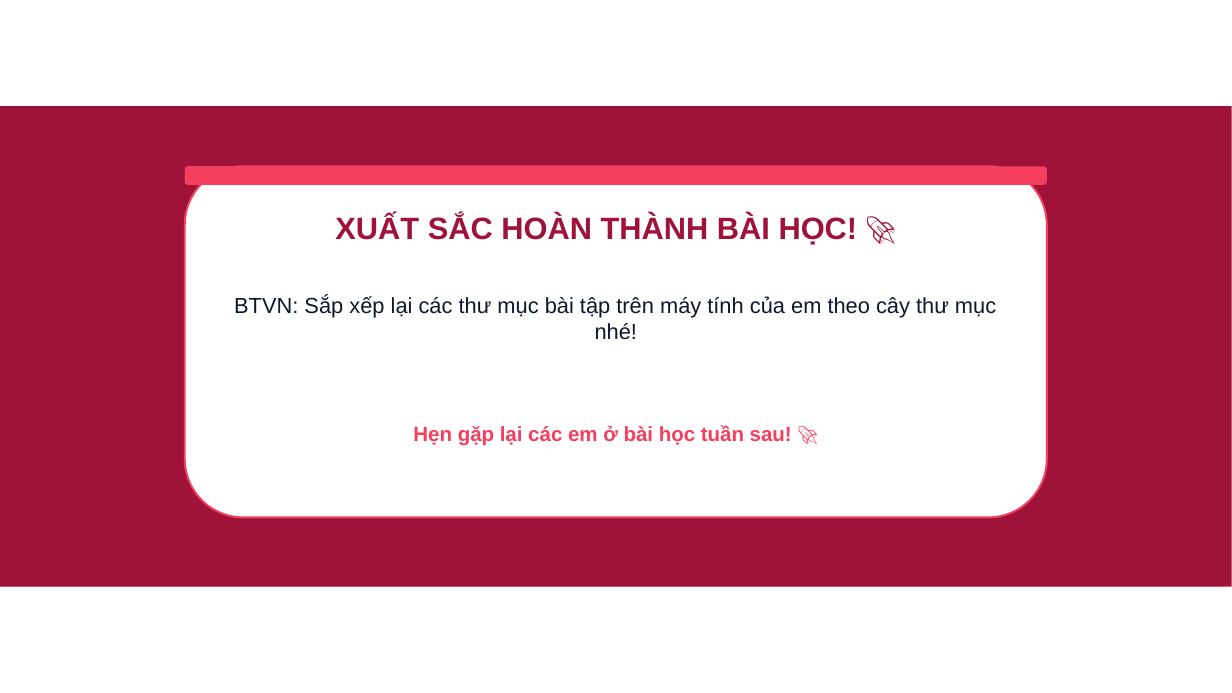
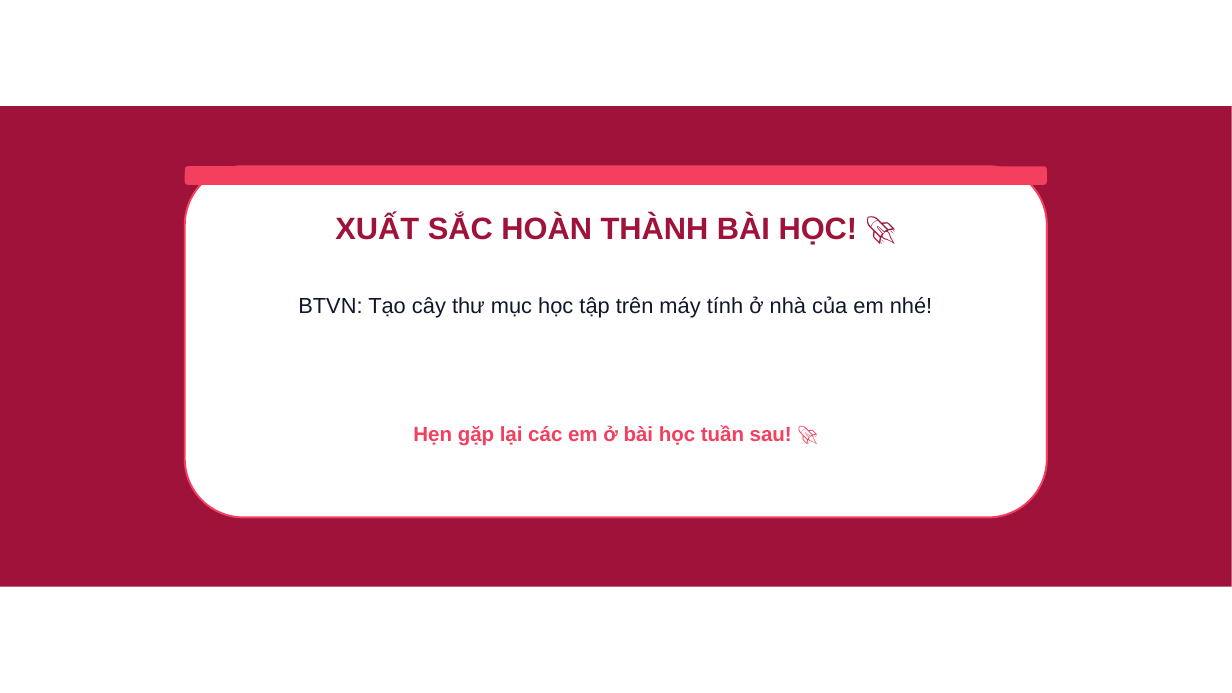
Before and after one commit to dinhnguyenhnue/UNIGO, a slide deck: slide 8 of KHBD_Tin_học/Lớp_5/Tuần_04/Slide_Tin_hoc_Lớp_5_Tiet04_Bai_4_Cay_thu_muc.pptx (slide 7 before the commit). Drawn at 1232x693 pixels with LibreOffice and Linux fonts; fonts in the diff are those of the drawing; background and template pictures are left out. Boxes give left, top, right and bottom in pixels: in the first picture for what was removed or moved away, otherwise in the second. Text is boxed around its words. In the diff, an @@ line names an element or a change of style, - is before the commit and + after.

```diff
--- a/KHBD_Tin_học/Lớp_5/Tuần_04/Slide_Tin_hoc_Lớp_5_Tiet04_Bai_4_Cay_thu_muc.pptx
+++ b/KHBD_Tin_học/Lớp_5/Tuần_04/Slide_Tin_hoc_Lớp_5_Tiet04_Bai_4_Cay_thu_muc.pptx
@@ text at <box>298,296,932,318</box>: text changed @@
-BTVN: Sắp xếp lại các thư mục bài tập trên máy tính của em theo cây thư mục nhé!
+BTVN: Tạo cây thư mục học tập trên máy tính ở nhà của em nhé!
```
Also in this commit, not shown: 4 other slides changed, 2 slides added, 1 slide removed, 13 other files.
